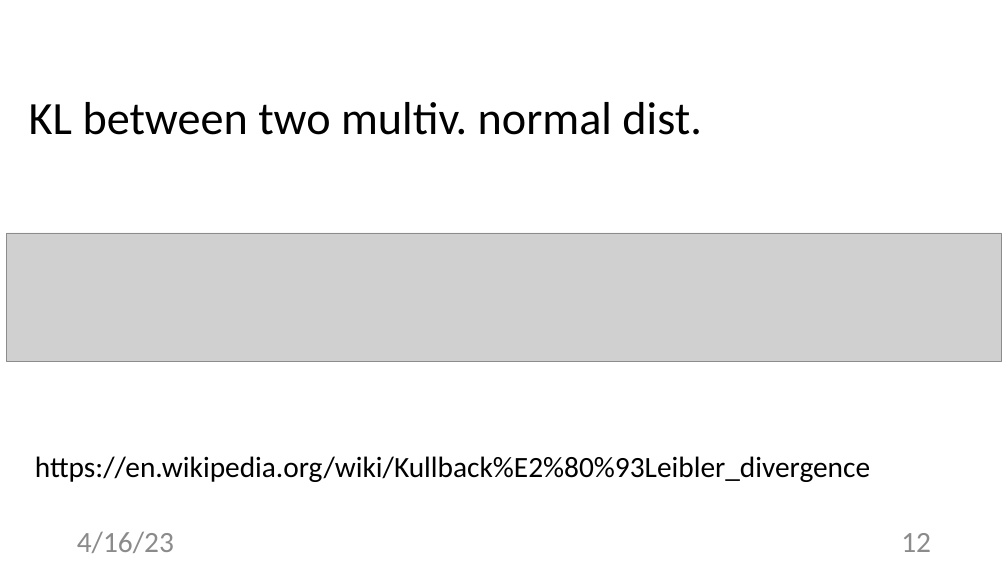
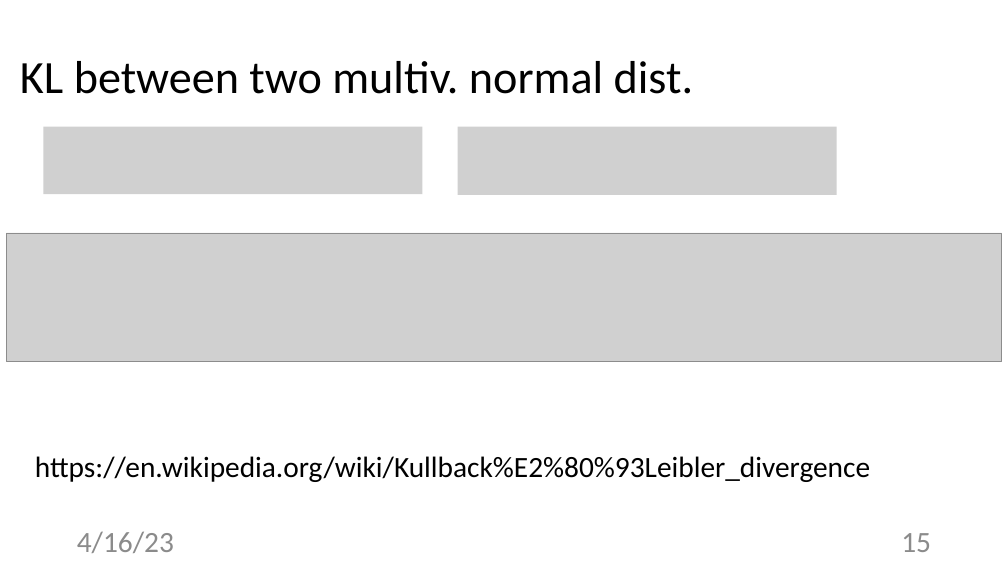
Before and after one commit to alexjungaalto/FederatedLearning, a slide deck: slide 15 of slides/CS-E4740_GraphLearning.pptx (slide 12 before the commit). Drawn at 1008x567 pixels with LibreOffice and Linux fonts; fonts in the diff are those of the drawing; grey boxes stand for pictures. Boxes give left, top, right and bottom in pixels: in the first picture for what was removed or moved away, otherwise in the second. Text is boxed around its words. In the diff, an @@ line names an element or a change of style, - is before the commit and + after.

```diff
--- a/slides/CS-E4740_GraphLearning.pptx
+++ b/slides/CS-E4740_GraphLearning.pptx
@@ text "KL between two multiv. normal ...": place and size @@
-text "KL between two multiv. normal ..." at [29, 102, 701, 135]
+text "KL between two multiv. normal ..." at [20, 61, 693, 94]
@@ picture added at [44, 127, 423, 194] @@
@@ picture added at [457, 127, 836, 195] @@
@@ page number at [901, 533, 931, 552]: text changed @@
-12
+15
```
Also in this commit, not shown: 3 other slides changed, 9 slides added, 1 slide removed, 3 other files.
